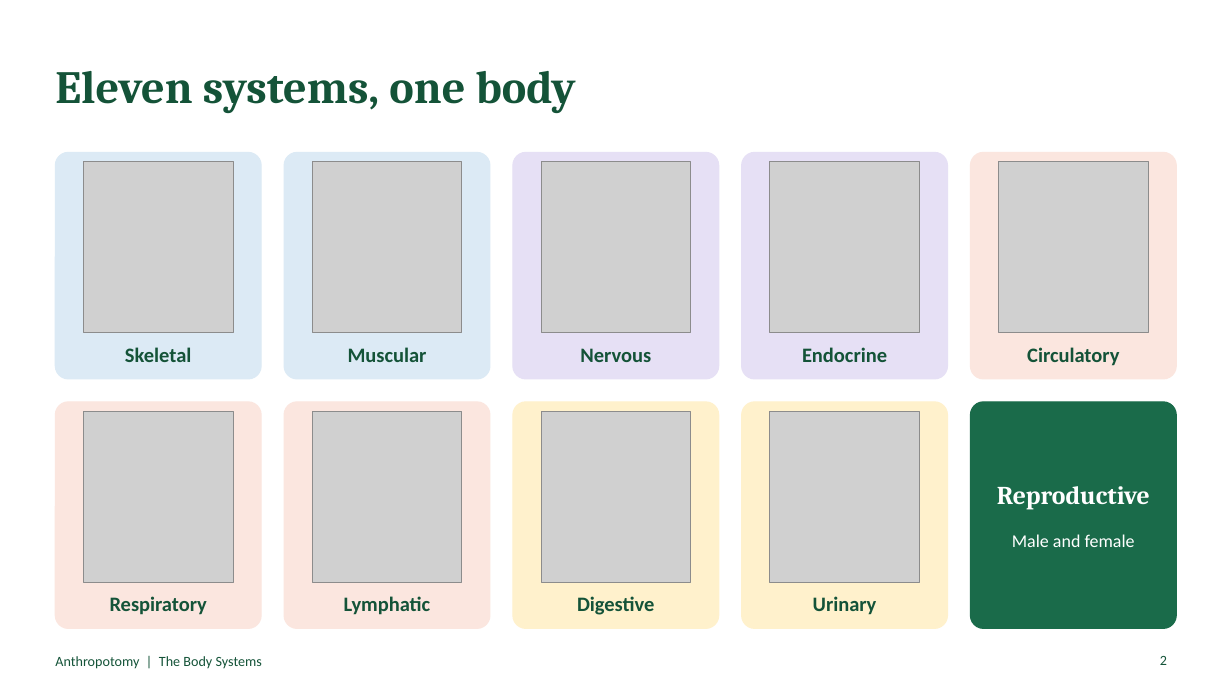
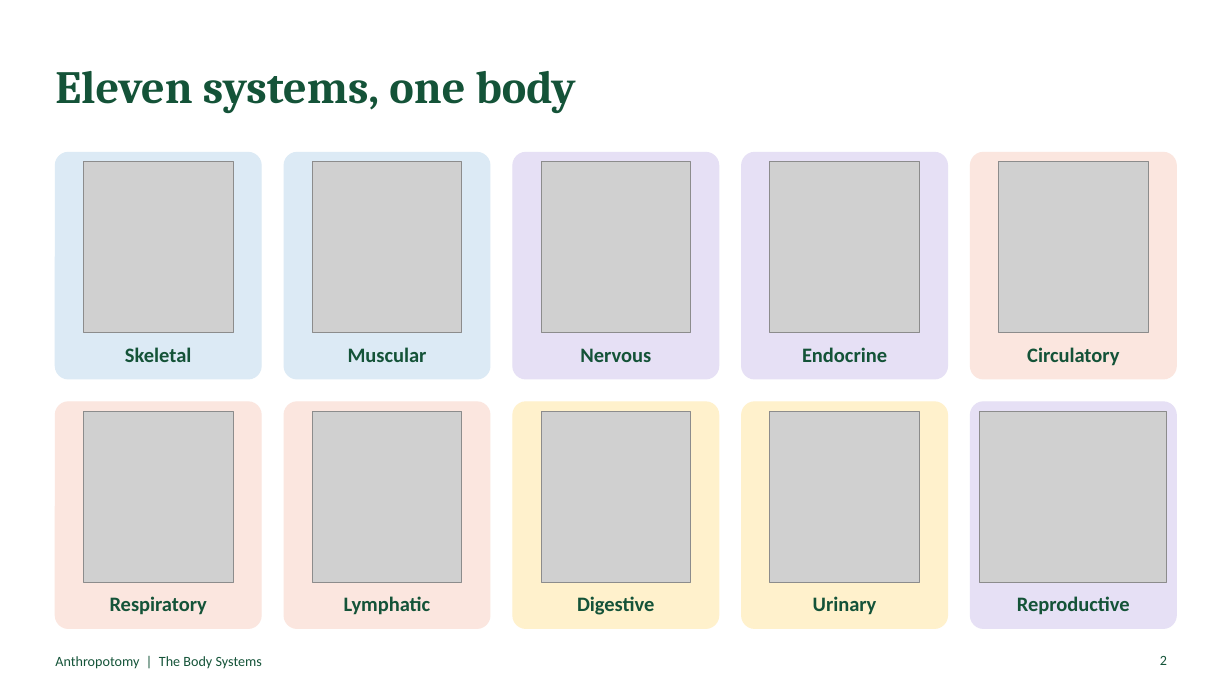
Before and after one commit to Ezkiel2004/Anthropotomy, a slide deck: slide 2 of docs/Body-Systems-Example-Lesson.pptx. Drawn at 1232x693 pixels with LibreOffice and Linux fonts; fonts in the diff are those of the drawing; grey boxes stand for pictures. Boxes give left, top, right and bottom in pixels: in the first picture for what was removed or moved away, otherwise in the second. Text is boxed around its words. In the diff, an @@ line names an element or a change of style, - is before the commit and + after.

```diff
--- a/docs/Body-Systems-Example-Lesson.pptx
+++ b/docs/Body-Systems-Example-Lesson.pptx
@@ rounded rectangle at (x1=970, y1=402, x2=1177, y2=628): fill #1A6B4A to #E6E0F5; outline #1A6B4A 1 pt to #E6E0F5 1 pt @@
@@ picture added at (x1=980, y1=411, x2=1167, y2=582) @@
@@ text removed at (x1=1012, y1=534, x2=1135, y2=547) @@
-Male and female
@@ text "Reproductive" moved from (x1=997, y1=486, x2=1150, y2=510) to (x1=1017, y1=596, x2=1130, y2=615) @@
@@ text "Reproductive" at (x1=1017, y1=596, x2=1130, y2=615): size 20 to 16 pt, font Cambria to Calibri, text colour #FFFFFF to #145338 @@
```
Also in this commit, not shown: 1 other slide changed.
